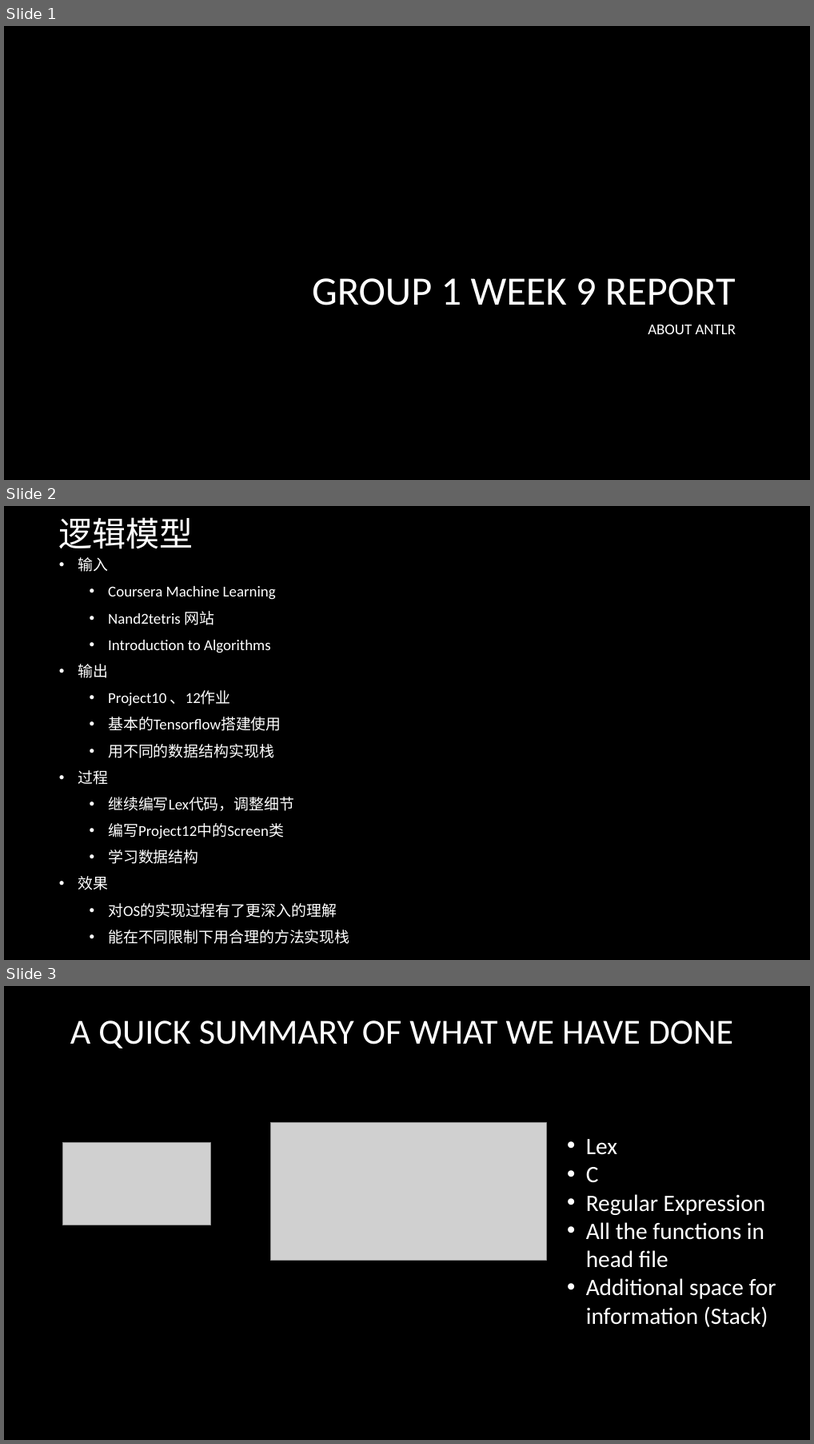
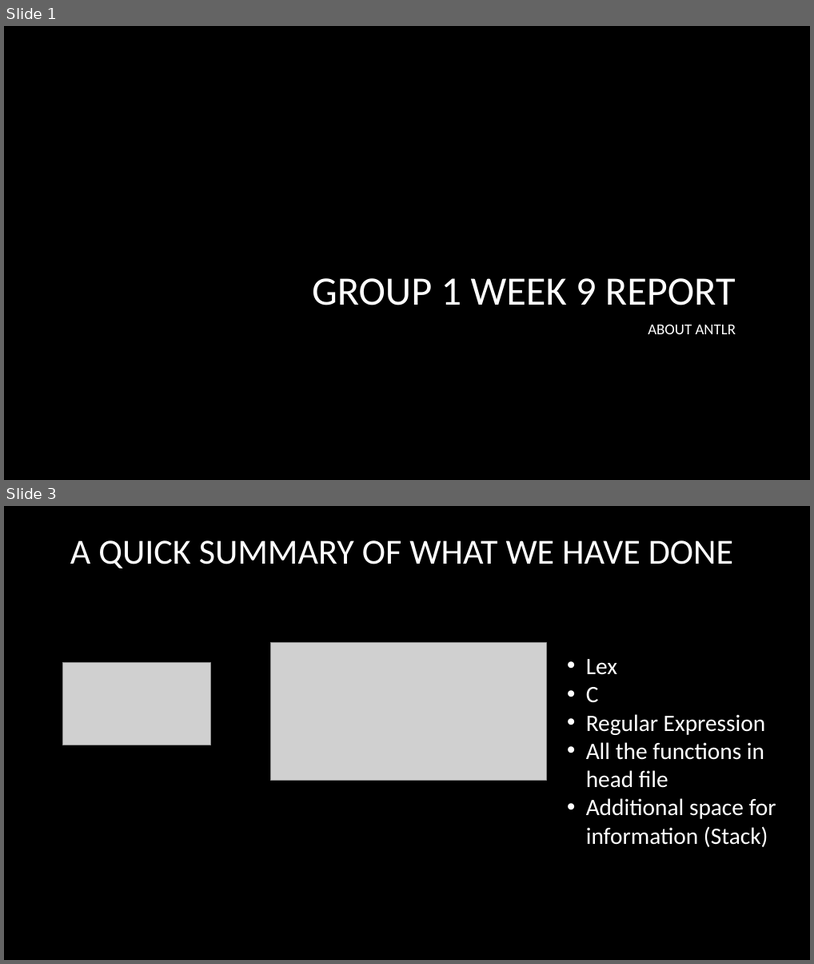
Before and after one commit to jisuansiwei2017/SDCT-2017-Fall, a slide deck: weekly_report/group1/report_group1_week9.pptx. Shown one above the other, each under a label of ours: slides 1, 2 and 3 before the commit, slides 1 and 3 after it; the slides between them are not shown. The pictures are 814x1444 and 814x964 pixels, drawn with LibreOffice and Linux fonts; fonts in the diff are those of the drawing; grey boxes stand for pictures; background and template pictures are left out. Boxes give left, top, right and bottom in pixels: in the first picture for what was removed or moved away, otherwise in the second. Text is boxed around its words. In the diff, an @@ line names an element or a change of style, - is before the commit and + after.

```diff
--- a/weekly_report/group1/report_group1_week9.pptx
+++ b/weekly_report/group1/report_group1_week9.pptx
@@ slide 2 removed at (4,506,810,960), background picture (left out) @@
@@ text removed at (59,517,194,549) @@
-逻辑模型
@@ text removed at (78,557,350,944) @@
-• 输入
-  • Coursera Machine Learning
-  • Nand2tetris 网站
-  • Introduction to Algorithms
-• 输出
-  • Project10 、12作业
-  • 基本的Tensorflow搭建使用
-  • 用不同的数据结构实现栈
-• 过程
-  • 继续编写Lex代码，调整细节
-  • 编写Project12中的Screen类
-  • 学习数据结构
-• 效果
-  • 对OS的实现过程有了更深入的理解
-  • 能在不同限制下用合理的方法实现栈
```
Also in this commit, not shown: 2 slides changed, 3 slides added, 1 other slide removed.
